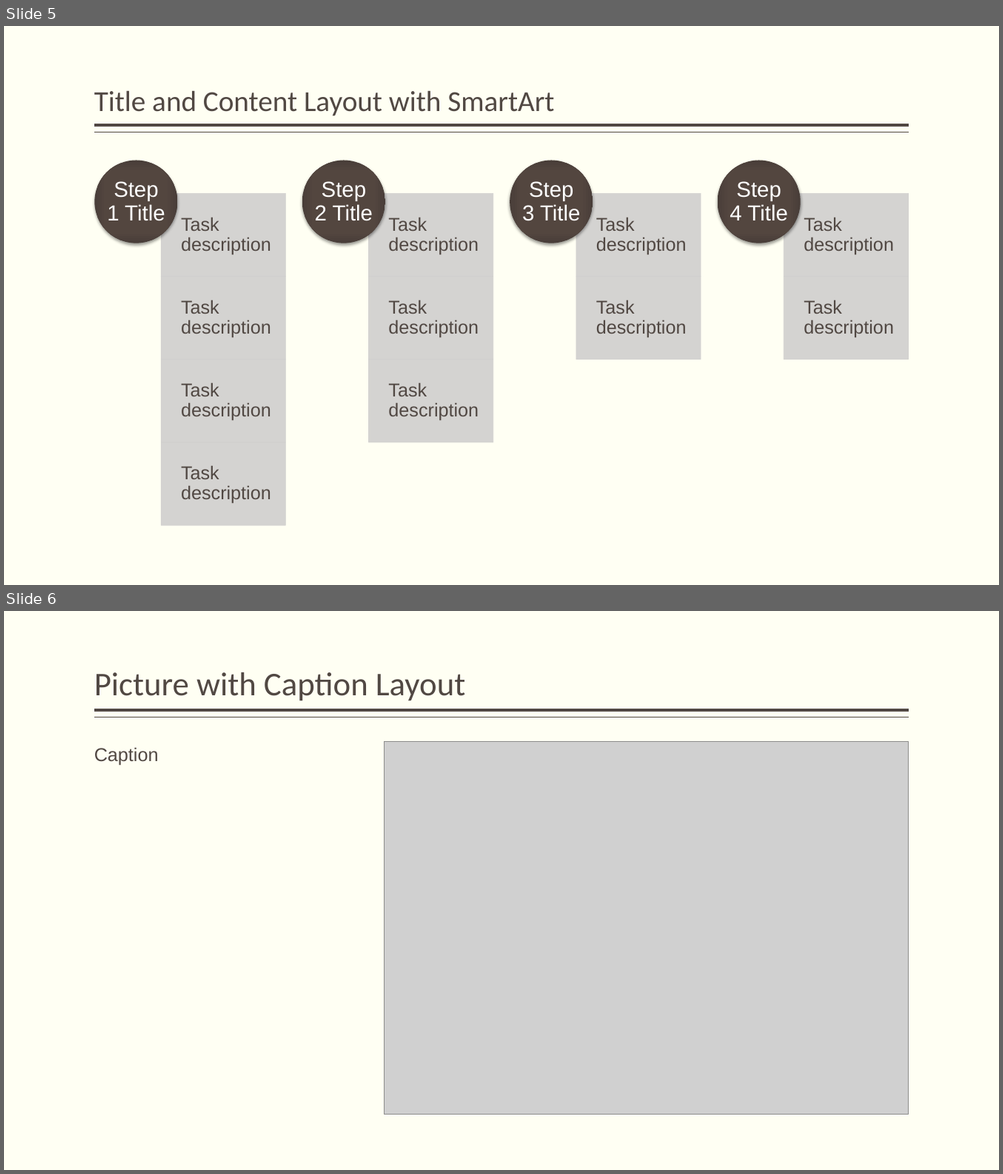
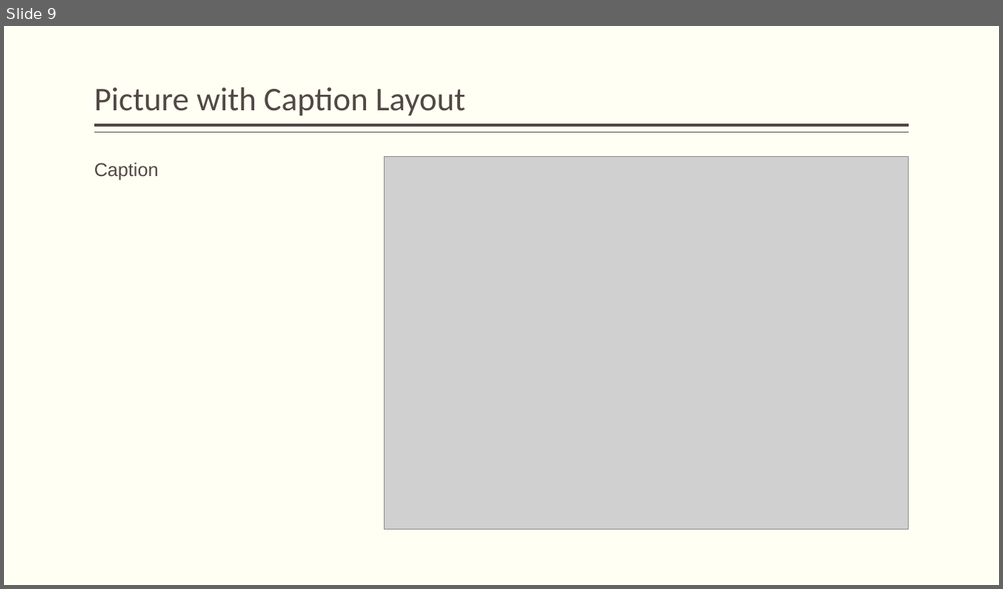
Before and after one commit to berrymatthewj/unionDensityProject, a slide deck: Union density and income inequality.pptx. Shown one above the other, each under a label of ours: slides 5 and 6 before the commit, slide 9 after it. The pictures are 1003x1174 and 1003x589 pixels, drawn with LibreOffice and Linux fonts; fonts in the diff are those of the drawing; grey boxes stand for pictures. Boxes give left, top, right and bottom in pixels: in the first picture for what was removed or moved away, otherwise in the second. Text is boxed around its words. In the diff, an @@ line names an element or a change of style, - is before the commit and + after.

```diff
--- a/Union density and income inequality.pptx
+++ b/Union density and income inequality.pptx
@@ slide 5 removed at bbox=[4, 26, 999, 585], background #FFFFF3; not listed: 2 template elements that a slide beside it also shows @@
@@ title removed at bbox=[94, 90, 554, 116] @@
-Title and Content Layout with SmartArt
@@ group removed at bbox=[94, 160, 908, 526]: 15 texts, 11 rectangles, 4 ellipses @@
-Task description
-Task description
-Task description
-Task description
-Step 1 Title
-Task description
-Task description
-Task description
-Step 2 Title
-Task description
-Task description
-Step 3 Title
-Task description
-Task description
-Step 4 Title
@@ what was slide 6 is now slide 9 @@
```
Also in this commit, not shown: 3 slides changed, 5 slides added, 1 other slide removed, 3 other files.
